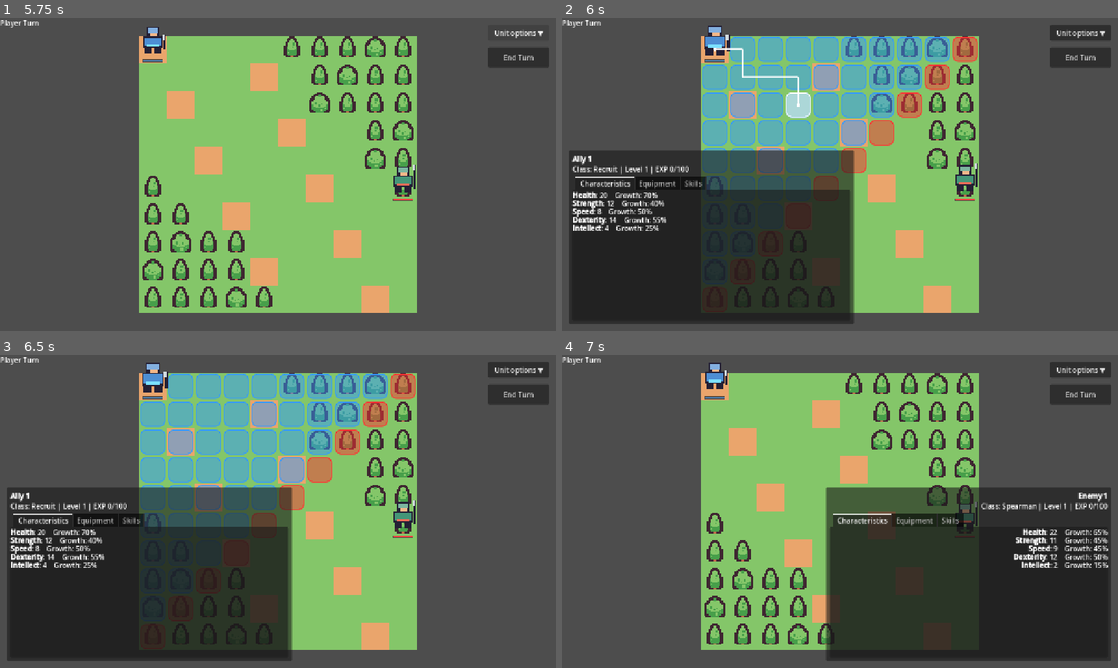
Above: before the commit, frames 1-4 (two rows, left to right).
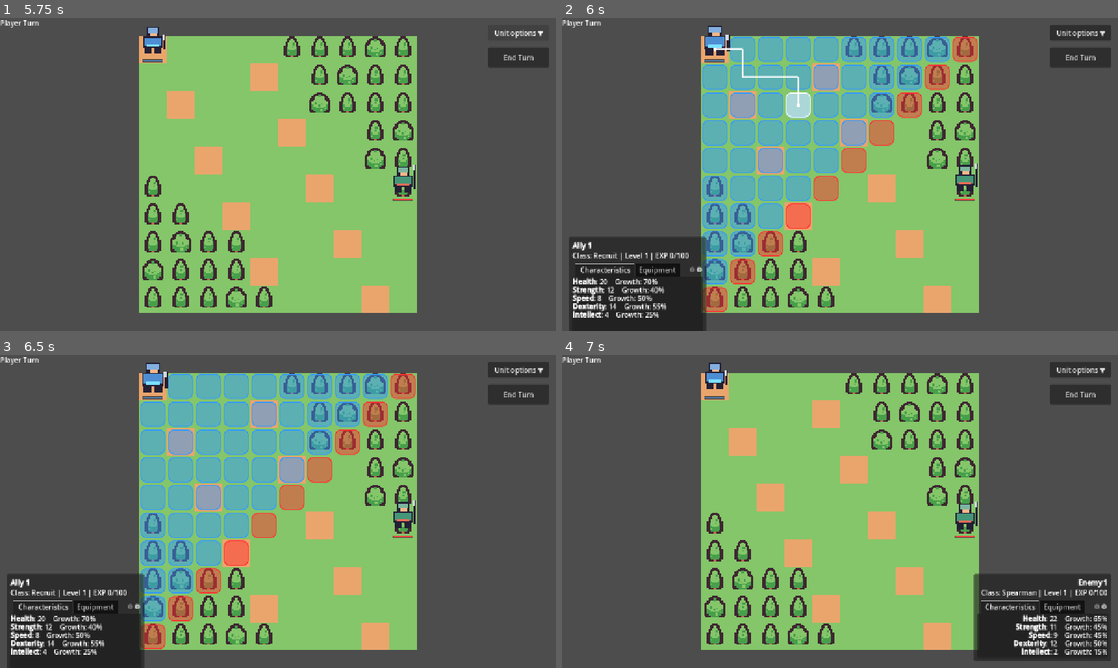
Above: after the commit, the same moments.

Repository: Baptisteberard/srpg
Game: Godot game, scene res://main.tscn
Same seed, same stepped clock (60 frames per second), same inputs: the game is played once before the commit and once after it.
Inputs (mouse positions are in pixels of both pictures, inside the frame that each line leads up to):
- Up to frame 1 (5.75 s): click "Recruit" at 0.5 s; click "Map 1" at 1.25 s; click "End Turn" at 2 s; click "End Turn" at 2.75 s; click "End Turn" at 3.5 s; click "Unit options ▼" at 4.25 s; click "Unit options ▲" at 5 s
- Up to frame 2 (6 s): drag from (717, 49) to (962, 187) at 5.77 s
- Up to frame 3 (6.5 s): no input
- Up to frame 4 (7 s): drag from (962, 524) to (717, 386) at 6.52 s

Frame 1 is identical in both runs. In frame 2, 23% of the frame differs, in the area x 1-53%, y 42-100%; in frame 3, 23%; in frame 4, 23%.

Commit message:
fix: size unit window to active tab

Diff:
--- a/tests/run_tests.gd
+++ b/tests/run_tests.gd
@@ -172,6 +172,16 @@
 			and skills_label.text.contains("Hit = clamp(Base Hit") \
 			and skills_label.text.contains("Target Evasion, 0, 100)")
 	_expect(unit_tabs_work, "%s shows one unit window with three information tabs" % scene_path)
+	if unit_tabs_work:
+		unit_info_tabs.current_tab = 2
+		await process_frame
+		await process_frame
+		var skills_size := unit_info_panel.size
+		unit_info_tabs.current_tab = 0
+		await process_frame
+		await process_frame
+		_expect(unit_info_panel.size.x < skills_size.x and unit_info_panel.size.y < skills_size.y,
+			"%s shrinks the unit window when switching back to Characteristics" % scene_path)
 	var target_odds_work := false
 	if manager != null and hud != null and skills_label != null \
 	and not manager.player_units.is_empty() and not manager.enemy_units.is_empty():
--- a/ui/battle_hud.gd
+++ b/ui/battle_hud.gd
@@ -420,7 +420,6 @@
 	unit_identity_label.bbcode_enabled = true
 	unit_identity_label.scroll_active = false
 	unit_identity_label.fit_content = true
-	unit_identity_label.custom_minimum_size.y = 42.0
 	unit_identity_label.size_flags_horizontal = Control.SIZE_EXPAND_FILL
 	unit_identity_label.size_flags_vertical = Control.SIZE_SHRINK_BEGIN
 	unit_info_layout.add_child(unit_identity_label)
@@ -478,37 +477,37 @@
 		return
 
 	var viewport_size: Vector2 = get_viewport().get_visible_rect().size
-	var max_content_width: float = max(300.0, viewport_size.x - 48.0)
-	var measured_width: float = maxf(
-		_measure_label_text_width(unit_identity_label, max_content_width),
-		maxf(
-			_measure_label_text_width(stats_label, max_content_width),
-			maxf(
-				_measure_label_text_width(equipment_label, max_content_width),
-				_measure_label_text_width(skills_label, max_content_width)
-			)
-		)
+	var panel_padding := stats_panel.get_theme_stylebox("panel").get_minimum_size() + Vector2(16, 16)
+	var tab_padding := stats_tabs.get_theme_stylebox("panel").get_minimum_size()
+	var tab_bar := stats_tabs.get_tab_bar()
+	var tab_font := tab_bar.get_theme_font("font")
+	var tab_font_size := tab_bar.get_theme_font_size("font_size")
+	var tab_padding_x := maxf(
+		tab_bar.get_theme_stylebox("tab_selected").get_minimum_size().x,
+		tab_bar.get_theme_stylebox("tab_unselected").get_minimum_size().x
 	)
-	var content_width: float = clampf(maxf(300.0, measured_width), 300.0, max_content_width)
-	var stats_height: float = _measure_label_text_height(stats_label, content_width)
-	var equipment_height: float = _measure_label_text_height(equipment_label, content_width)
-	var skills_height: float = _measure_label_text_height(skills_label, content_width)
-	var content_height: float = maxf(stats_height, maxf(equipment_height, skills_height))
-	var identity_height: float = maxf(42.0, _measure_label_text_height(unit_identity_label, content_width))
-	_set_unit_info_label_size(unit_identity_label, content_width, identity_height)
-	_set_unit_info_label_size(stats_label, content_width, stats_height)
-	_set_unit_info_label_size(equipment_label, content_width, equipment_height)
-	_set_unit_info_label_size(skills_label, content_width, skills_height)
-
-	var panel_width: float = content_width + 16.0
-	var desired_height: float = maxf(220.0, content_height + identity_height + 64.0)
-	var panel_height: float = min(desired_height, max(220.0, viewport_size.y - 32.0))
-	var tabs_height: float = maxf(140.0, panel_height - identity_height - 22.0)
-	stats_tabs.custom_minimum_size = Vector2(content_width, tabs_height)
-	var scroll_height: float = maxf(100.0, tabs_height - 36.0)
+	var tab_width := 0.0
+	for index in range(stats_tabs.get_tab_count()):
+		tab_width += ceilf(tab_font.get_string_size(stats_tabs.get_tab_title(index), HORIZONTAL_ALIGNMENT_LEFT, -1, tab_font_size).x) + tab_padding_x
+	var active_label: RichTextLabel = [stats_label, equipment_label, skills_label][stats_tabs.current_tab]
+	var max_width := maxf(1.0, viewport_size.x - panel_padding.x - tab_padding.x - 32.0)
+	var text_width := maxf(
+		_measure_label_text_width(unit_identity_label, max_width),
+		_measure_label_text_width(active_label, max_width)
+	)
+	var content_width := minf(maxf(tab_width, text_width + tab_padding.x), max_width)
+	var identity_height := _measure_label_text_height(unit_identity_label, content_width)
+	var text_height := _measure_label_text_height(active_label, content_width - tab_padding.x)
+	var separation := float(unit_info_layout.get_theme_constant("separation"))
+	var button_height := skill_action_button.get_combined_minimum_size().y + separation if skill_action_button.visible else 0.0
+	var chrome_height := panel_padding.y + identity_height + separation + tab_bar.get_combined_minimum_size().y + tab_padding.y + button_height
+	var scroll_height := clampf(text_height + 2.0, 1.0, maxf(1.0, viewport_size.y - 32.0 - chrome_height))
+	var active_scroll: ScrollContainer = [stats_scroll, equipment_scroll, skills_scroll][stats_tabs.current_tab]
 	for scroll in [stats_scroll, equipment_scroll, skills_scroll]:
-		if scroll != null:
-			scroll.custom_minimum_size = Vector2(content_width, scroll_height)
+		scroll.custom_minimum_size = Vector2.ZERO
+	active_scroll.custom_minimum_size.y = scroll_height
+	var panel_width := content_width + panel_padding.x
+	var panel_height := chrome_height + scroll_height
 
 	stats_panel.set_anchors_preset(Control.PRESET_TOP_LEFT)
 	var is_enemy: bool = unit != null and unit.faction == Unit.Faction.ENEMY
@@ -519,15 +518,8 @@
 	equipment_label.horizontal_alignment = alignment
 	skills_label.horizontal_alignment = alignment
 	var panel_y: float = viewport_size.y - panel_height - 16.0
-	stats_panel.offset_left = panel_x
-	stats_panel.offset_top = panel_y
-	stats_panel.offset_right = panel_x + panel_width
-	stats_panel.offset_bottom = panel_y + panel_height
-
-
-func _set_unit_info_label_size(label: RichTextLabel, width: float, height: float) -> void:
-	label.custom_minimum_size = Vector2(width, height)
-	label.update_minimum_size()
+	stats_panel.size = Vector2(panel_width, panel_height)
+	stats_panel.position = Vector2(panel_x, panel_y)
 
 
 func _measure_label_text_width(label: RichTextLabel, max_content_width: float) -> float:
@@ -684,7 +676,7 @@
 	]
 
 func _on_unit_info_tab_changed(_tab: int) -> void:
-	_refresh_skill_action_button(focused_unit)
+	refresh.call_deferred()
 
 func _refresh_skill_action_button(unit: Unit) -> void:
 	if skill_action_button == null:
